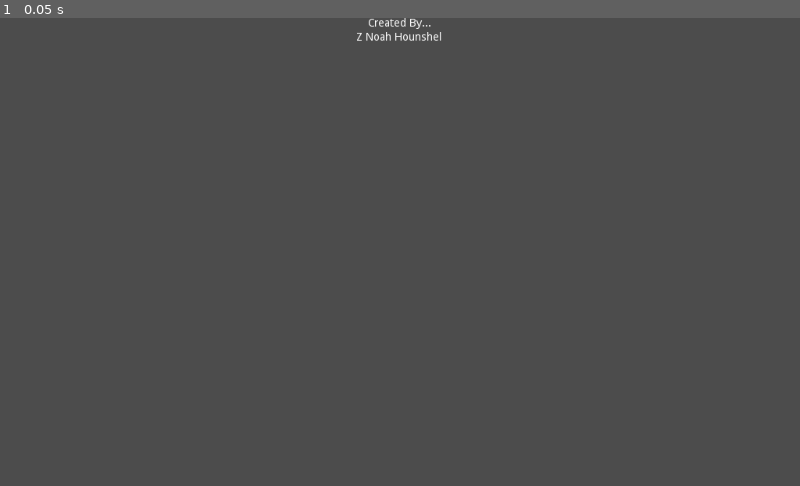
Above: before the commit, frame 1.
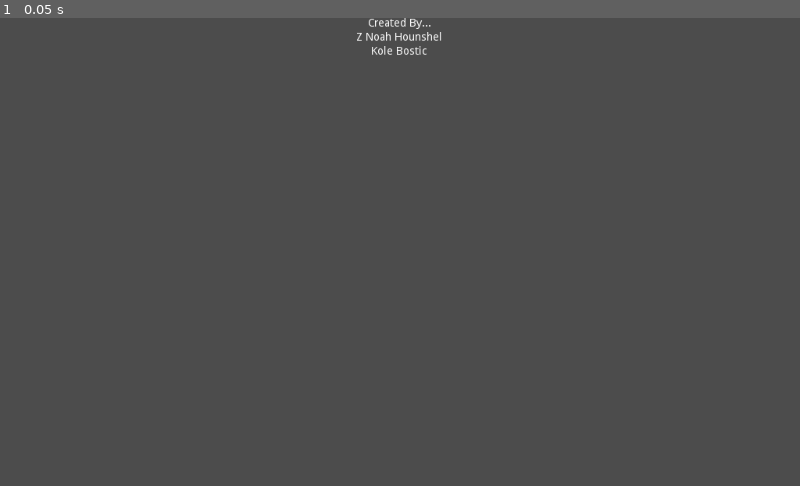
Above: after the commit, the same moment.

Repository: greggriffin2/Desktop-MobileGame_v2
Game: Godot game, scene res://Scenes/CreditsScene.tscn
Same seed, same stepped clock (60 frames per second), same inputs: the game is played once before the commit and once after it. The project has no main scene, so this scene is started directly.
Inputs:
- Up to frame 1 (0.05 s): no input

The runs differ from the first frame. In frame 1, less than 0.1% of the frame differs, in the area x 46-54%, y 5-8%.

Commit message:
Update CreditsScene.tscn

Diff:
--- a/Game/Scenes/CreditsScene.tscn
+++ b/Game/Scenes/CreditsScene.tscn
@@ -30,10 +30,11 @@
 "_edit_use_anchors_": false
 }
 
-[node name="Label3" type="Label" parent="VBoxContainer"]
+[node name="KTBLabel3" type="Label" parent="VBoxContainer"]
 margin_top = 36.0
 margin_right = 1023.0
 margin_bottom = 50.0
+text = "Kole Bostic"
 align = 1
 valign = 1
 __meta__ = {
